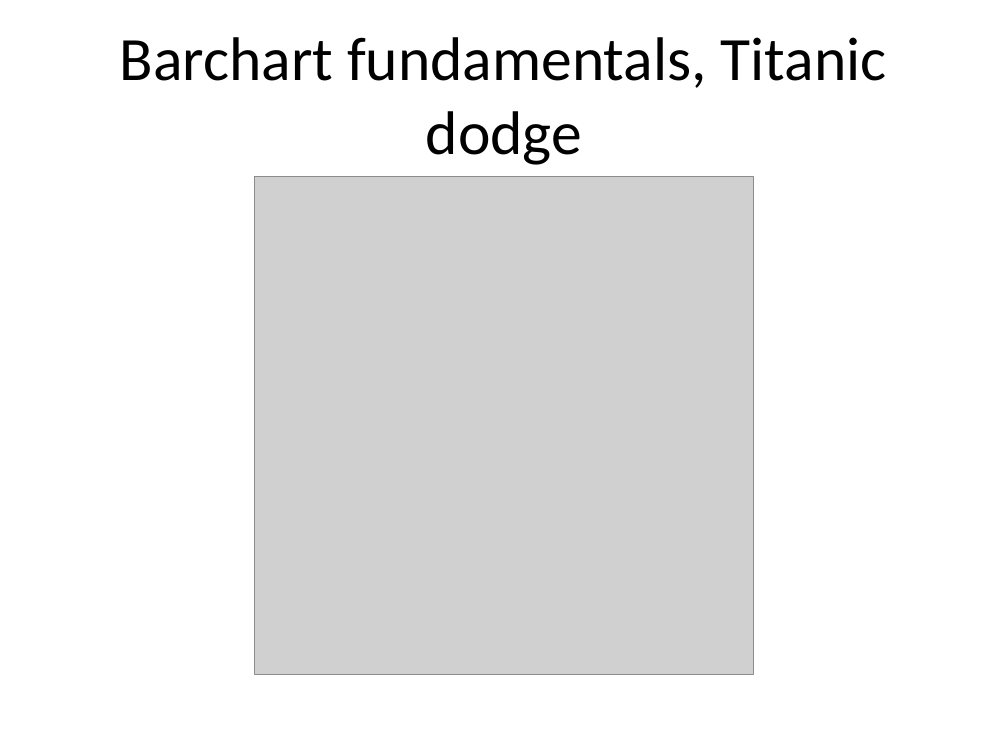
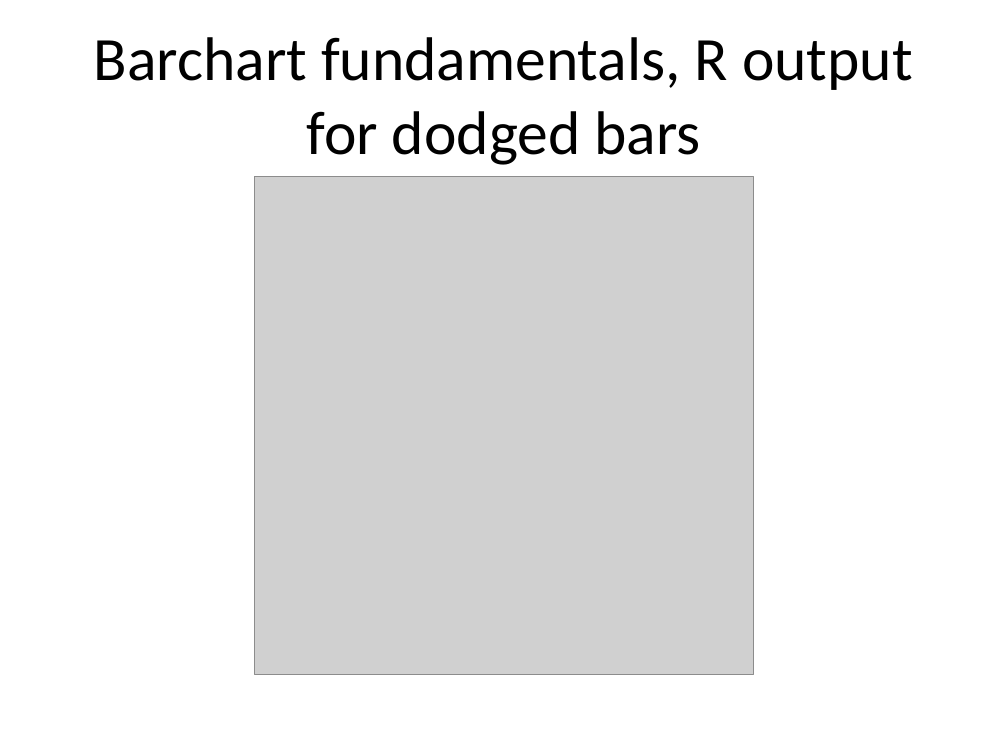
Before and after one commit to pmean/data-visualization, a slide deck: slide 39 of data-viz-02/component/fundamentals.pptx (slide 36 before the commit). Drawn at 1008x756 pixels with LibreOffice and Linux fonts; fonts in the diff are those of the drawing; grey boxes stand for pictures. Boxes give left, top, right and bottom in pixels: in the first picture for what was removed or moved away, otherwise in the second. Text is boxed around its words. In the diff, an @@ line names an element or a change of style, - is before the commit and + after.

Commit message:
Dodge and stack examples in data-viz-02

```diff
--- a/data-viz-02/component/fundamentals.pptx
+++ b/data-viz-02/component/fundamentals.pptx
@@ title at box(94, 37, 913, 165): text changed @@
-Barchart fundamentals, Titanic dodge
+Barchart fundamentals, R output for dodged bars
```
Also in this commit, not shown: 5 other slides changed, 10 slides added, 1 slide removed, 25 other files.
